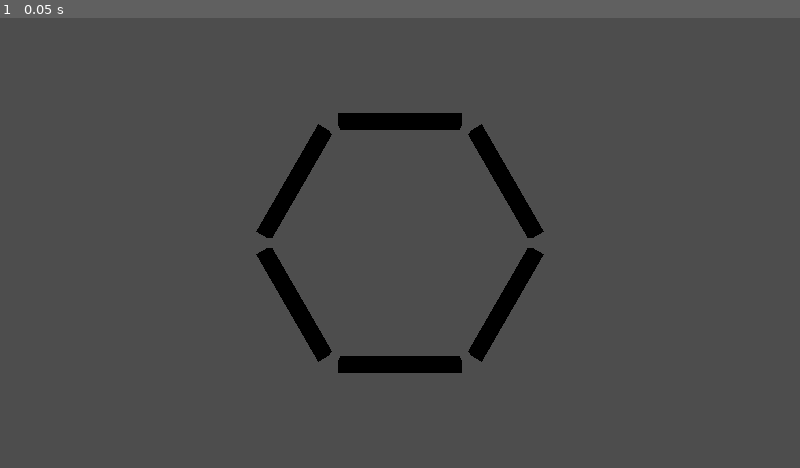
Above: before the commit, frame 1.
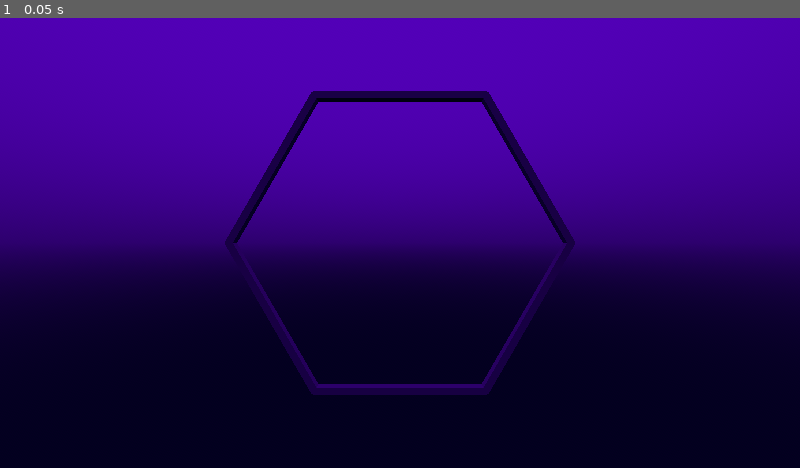
Above: after the commit, the same moment.

Repository: uniqueusername/duck-
Game: Godot game, scene res://scenes/levels/base_map/tension.tscn
Same seed, same stepped clock (60 frames per second), same inputs: the game is played once before the commit and once after it. Sound files missing from this copy of the repository are replaced by a short silence.
Inputs:
- Up to frame 1 (0.05 s): no input

The runs differ from the first frame. In frame 1, 100% of the frame differs, in the area x 0-100%, y 0-100%.

Commit message:
add sky

Diff:
--- a/scenes/levels/base_map/hit_indicator.gd
+++ b/scenes/levels/base_map/hit_indicator.gd
@@ -8,7 +8,7 @@
 func spawn_indicator():
 	for i in range(map.lane_count):
 		var lane = CSGBox3D.new()
-		lane.size = Vector3(2 * sin(PI / map.lane_count), 0.1, 0.1)
+		lane.size = Vector3(2.35 * sin(PI / map.lane_count), 0.05, 0.05)
 		lane.rotation.z = i * (2 * PI / map.lane_count)
 		lane.position.y = -1
 		lane.position = lane.position.rotated(Vector3.BACK, i * (2 * PI / map.lane_count))
--- a/scenes/levels/base_map/tension.tscn
+++ b/scenes/levels/base_map/tension.tscn
@@ -1,8 +1,22 @@
-[gd_scene load_steps=4 format=3 uid="uid://dmiyr1vyfk3ka"]
+[gd_scene load_steps=7 format=3 uid="uid://dmiyr1vyfk3ka"]
 
 [ext_resource type="PackedScene" uid="uid://dqjlfld3di5i8" path="res://scenes/objects/conductor/conductor.tscn" id="1_6jfri"]
 [ext_resource type="Resource" uid="uid://hbtn5rfbx4fq" path="res://assets/maps/tensionnn.tres" id="2_ikbiv"]
 [ext_resource type="Script" path="res://scenes/levels/base_map/hit_indicator.gd" id="3_d63h4"]
+
+[sub_resource type="ProceduralSkyMaterial" id="ProceduralSkyMaterial_2sv1l"]
+sky_top_color = Color(0.32549, 0, 0.729412, 1)
+sky_horizon_color = Color(0.180392, 0, 0.427451, 1)
+ground_bottom_color = Color(0.0352941, 0, 0.129412, 1)
+ground_horizon_color = Color(0.180392, 0, 0.427451, 1)
+ground_curve = 0.0649802
+
+[sub_resource type="Sky" id="Sky_ahn73"]
+sky_material = SubResource("ProceduralSkyMaterial_2sv1l")
+
+[sub_resource type="Environment" id="Environment_j76h3"]
+background_mode = 2
+sky = SubResource("Sky_ahn73")
 
 [node name="tension" type="Node3D"]
 
@@ -11,7 +25,11 @@
 map = ExtResource("2_ikbiv")
 
 [node name="Camera3D" type="Camera3D" parent="."]
-transform = Transform3D(1, 0, 0, 0, 1, 0, 0, 0, 1, 0, 0, 2.41332)
+transform = Transform3D(1, 0, 0, 0, 1, 0, 0, 0, 1, 2.08165e-12, 2.08165e-12, 2)
+frustum_offset = Vector2(2.08165e-12, 2.08165e-12)
 
 [node name="hit_indicator" type="Node3D" parent="."]
 script = ExtResource("3_d63h4")
+
+[node name="WorldEnvironment" type="WorldEnvironment" parent="."]
+environment = SubResource("Environment_j76h3")
